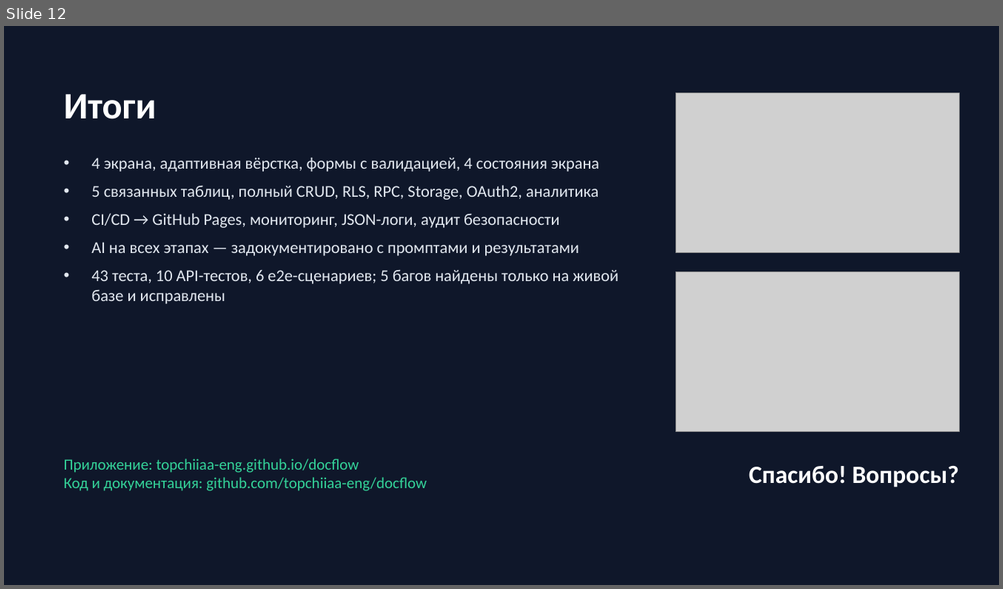
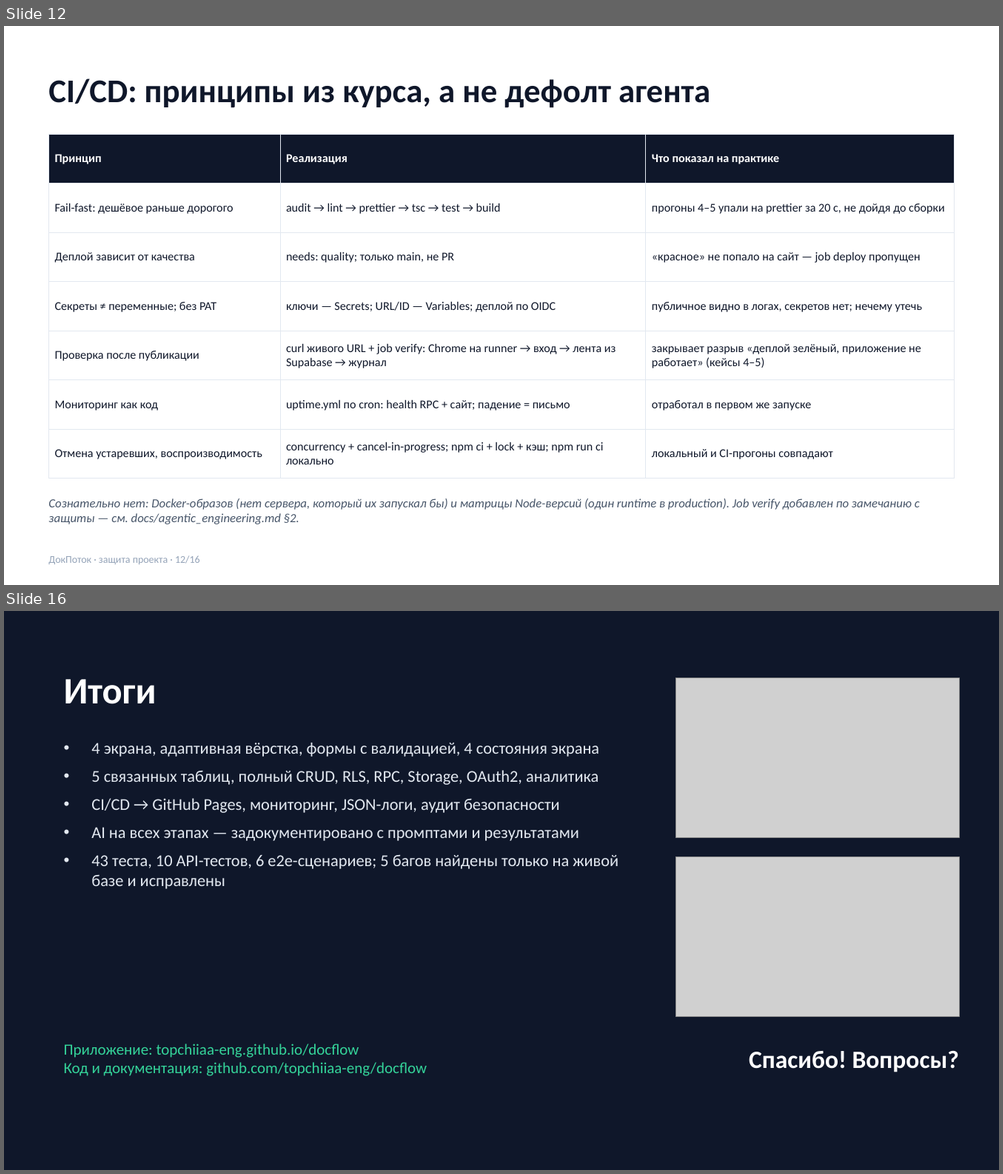
Before and after one commit to topchiiaa-eng/docflow, a slide deck: docs/presentation.pptx. Shown one above the other, each under a label of ours: slide 12 before the commit, slides 12 and 16 after it; the slides between them are not shown. The pictures are 1003x589 and 1003x1174 pixels, drawn with LibreOffice and Linux fonts; fonts in the diff are those of the drawing; grey boxes stand for pictures. Boxes give left, top, right and bottom in pixels: in the first picture for what was removed or moved away, otherwise in the second. Text is boxed around its words. In the diff, an @@ line names an element or a change of style, - is before the commit and + after.

```diff
--- a/docs/presentation.pptx
+++ b/docs/presentation.pptx
@@ slide 12 added at (x1=4, y1=26, x2=999, y2=585), background #FFFFFF @@
@@ text added at (x1=48, y1=79, x2=710, y2=108), 32 pt, text #0F172A, bold @@
+CI/CD: принципы из курса, а не дефолт агента
@@ table added at (x1=48, y1=134, x2=954, y2=468), 7 rows, 3 columns @@
+Принцип | Реализация | Что показал на практике
+Fail-fast: дешёвое раньше дорогого | audit → lint → prettier → tsc → test → build | прогоны 4–5 упали на prettier за 20 с, не дойдя до сборки
+Деплой зависит от качества | needs: quality; только main, не PR | «красное» не попало на сайт — job deploy пропущен
+Секреты ≠ переменные; без PAT | ключи — Secrets; URL/ID — Variables; деплой по OIDC | публичное видно в логах, секретов нет; нечему утечь
+Проверка после публикации | curl живого URL + job verify: Chrome на runner → вход → лента из Supabase → журнал | закрывает разрыв «деплой зелёный, приложение не работает» (кейсы 4–5)
+Мониторинг как код | uptime.yml по cron: health RPC + сайт; падение = письмо | отработал в первом же запуске
+Отмена устаревших, воспроизводимость | concurrency + cancel-in-progress; npm ci + lock + кэш; npm run ci локально | локальный и CI-прогоны совпадают
@@ text added at (x1=48, y1=499, x2=919, y2=525), 12 pt, text #475569, italic @@
+Сознательно нет: Docker-образов (нет сервера, который их запускал бы) и матрицы Node-версий (один runtime в production). Job verify добавлен по замечанию с защиты — см. docs/agentic_engineering.md §2.
@@ text added at (x1=48, y1=556, x2=200, y2=565), 10 pt, text #94A3B8 @@
+ДокПоток · защита проекта · 12/16
@@ what was slide 12 is now slide 16 @@
```
Also in this commit, not shown: 10 slides changed, 3 other slides added, 7 other files.
